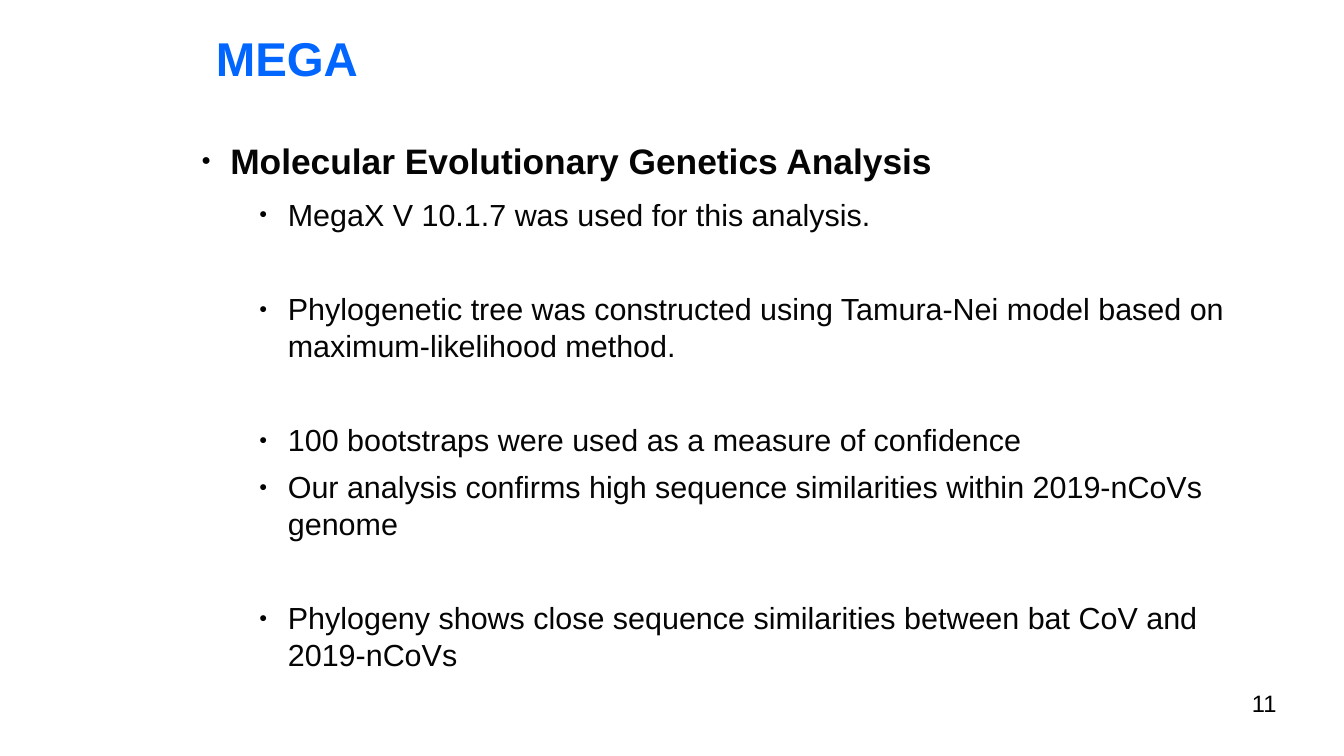
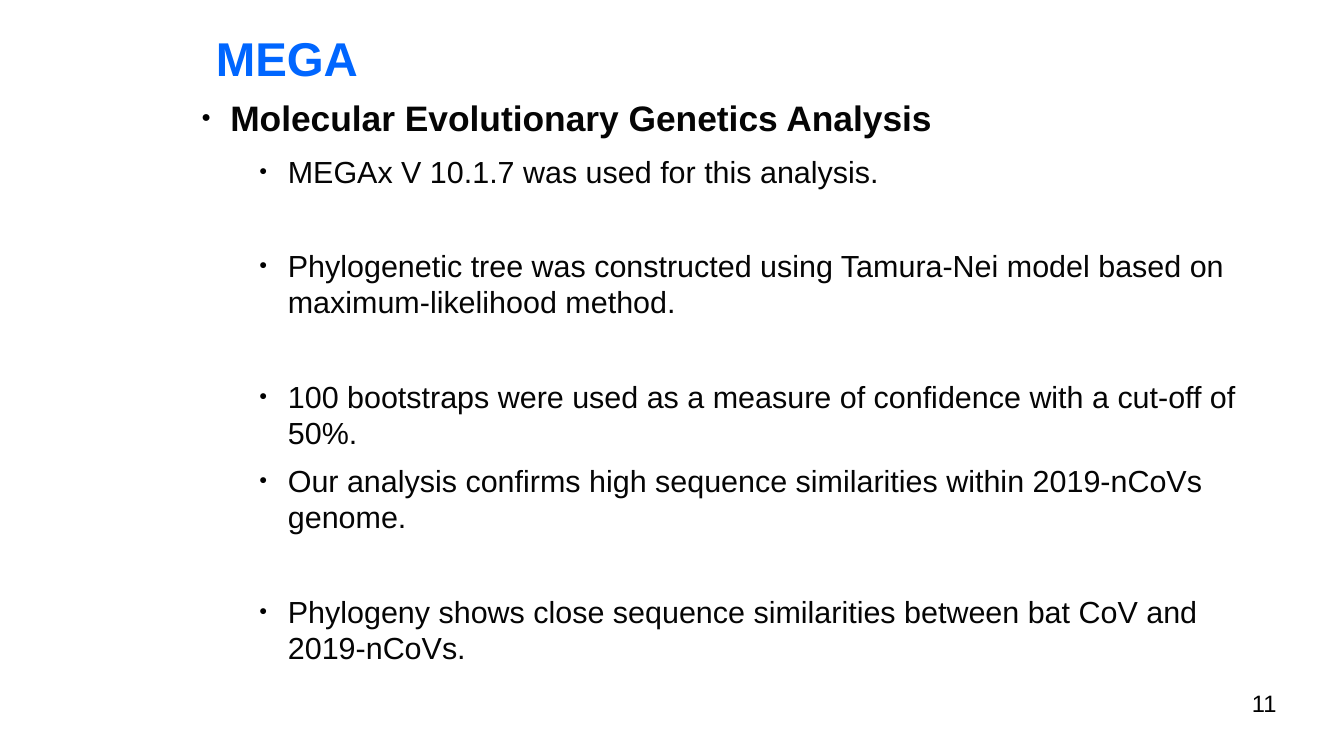
Before and after one commit to BryanAbuchery/Group_Project, a slide deck: slide 11 of Group_presentation.odp. Drawn at 1344x756 pixels with LibreOffice and Linux fonts; fonts in the diff are those of the drawing; background and template pictures are left out. Boxes give left, top, right and bottom in pixels: in the first picture for what was removed or moved away, otherwise in the second. Text is boxed around its words. In the diff, an @@ line names an element or a change of style, - is before the commit and + after.

```diff
--- a/Group_presentation.odp
+++ b/Group_presentation.odp
@@ text "Molecular Evolutionary Genetics Analysis": place and size @@
-text "Molecular Evolutionary Genetics Analysis" at (230,148,1224,667)
+text "Molecular Evolutionary Genetics Analysis" at (230,105,1235,660)
@@ text at (288,161,878,188): text changed @@
-    ● MegaX V 10.1.7 was used for this analysis.
+    ● MEGAx V 10.1.7 was used for this analysis.
@@ text at (288,386,1235,660): text changed @@
-    ● 100 bootstraps were used as a measure of confidence
-    ● Our analysis confirms high sequence similarities within 2019-nCoVs genome
-    ● Phylogeny shows close sequence similarities between bat CoV and 2019-nCoVs
+    ● 100 bootstraps were used as a measure of confidence with a cut-off of 50%.
+    ● Our analysis confirms high sequence similarities within 2019-nCoVs genome.
+    ● Phylogeny shows close sequence similarities between bat CoV and 2019-nCoVs.
```
Also in this commit, not shown: 2 other slides changed.
